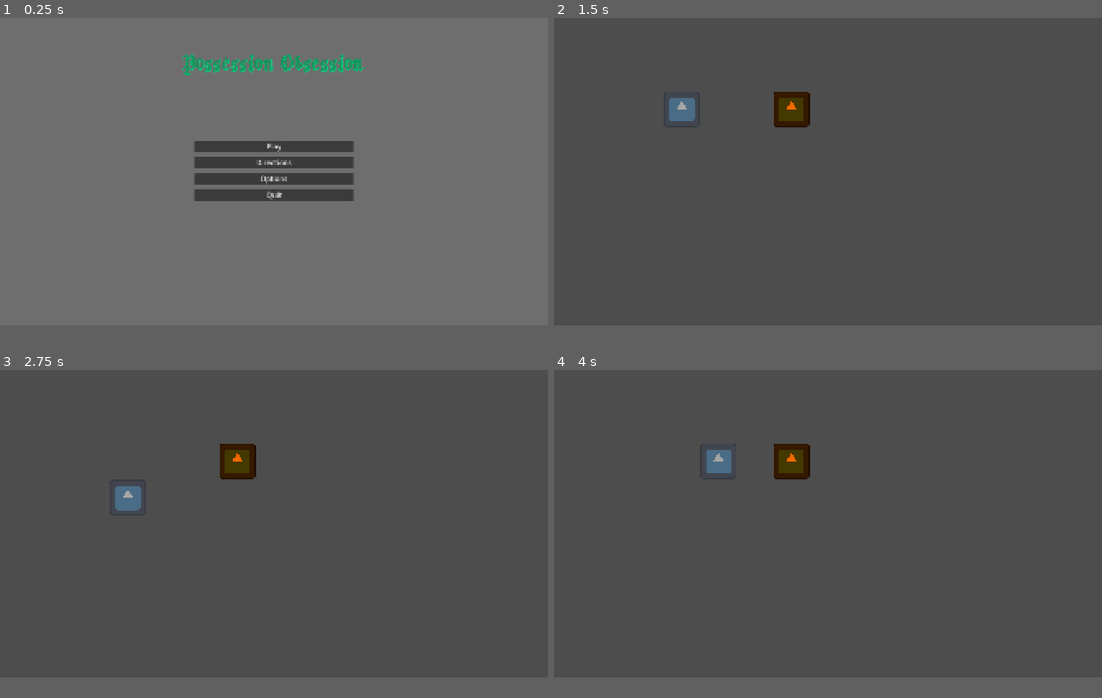
Above: before the commit, frames 1-4 (two rows, left to right).
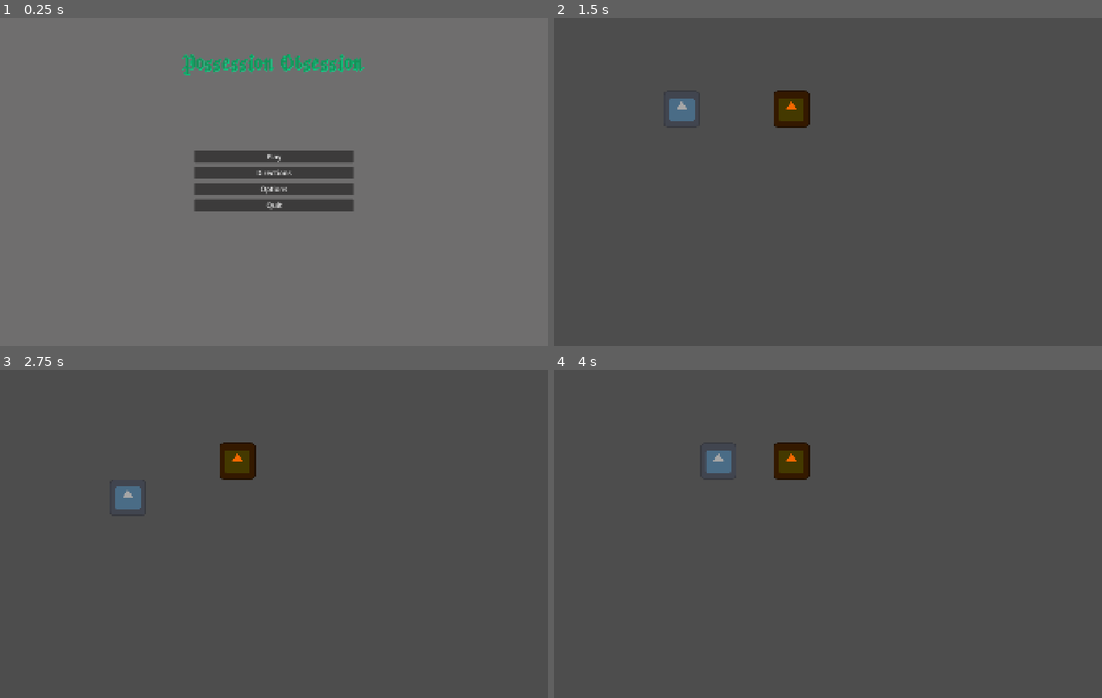
Above: after the commit, the same moments.

Repository: AvatarKeing/GameJam22
Game: Godot game, scene res://Scenes/menu.tscn
Two runs of this game, one before a commit and one after it. Both use one fixed random seed, a clock stepped at 60 frames per second and the inputs below. The engine's default icon, where the game draws it, is replaced by a stand-in: a white triangle on a blue panel in a dark square.
Inputs:
- Up to frame 1 (0.25 s): no input
- Up to frame 2 (1.5 s): click "Play" at 0.5 s; tap Enter at 1.25 s; hold D (right) from 1.28 s (still down); hold Space (interact) from 1.28 s (still down)
- Up to frame 3 (2.75 s): release D (right) at 2.03 s; release Space (interact) at 2.03 s; hold S (down) from 2.03 s (still down); tap Space (interact) at 2.1 s
- Up to frame 4 (4 s): tap Enter at 2.75 s; release S (down) at 2.78 s; hold D (right) 2.78-3.53 s; hold Space (interact) 2.78-3.53 s; hold W (up) from 3.53 s (still down); tap Space (interact) at 3.6 s
In our replay, the window is 800x450 before the commit and 800x480 after it. These sizes can differ from the game's own. Grey fills any space a smaller window leaves; there, only what the larger window draws over its background counts as a difference.

The runs differ from the first frame. In frame 1, 4.4% of the frame differs, in the area x 33-66%, y 11-59%; in frame 2, less than 0.1%; in frame 3, less than 0.1%; in frame 4, less than 0.1%.

Commit message:
WALL COLLISION WITH BODY AND OTHER GROUPS

Diff:
--- a/Scenes/Level1.tscn
+++ b/Scenes/Level1.tscn
@@ -10,12 +10,23 @@
 
 [node name="Ghost" parent="." unique_id=764349992 instance=ExtResource("1_2llne")]
 
+[node name="Body" parent="." unique_id=1216602162 instance=ExtResource("2_q12u6")]
+position = Vector2(832, 320)
+
 [node name="Borders" type="Node" parent="." unique_id=1637913695]
 
 [node name="LeftBorder" type="Area2D" parent="Borders" unique_id=2026346686 groups=["Border"]]
 position = Vector2(53, 130)
 
 [node name="CollisionShape2D" type="CollisionShape2D" parent="Borders/LeftBorder" unique_id=375315322 groups=["Border"]]
+position = Vector2(10, -1)
+rotation = 1.5707964
+shape = SubResource("RectangleShape2D_q12u6")
+
+[node name="LeftBorder" type="Area2D" parent="Borders/LeftBorder" unique_id=358589024 groups=["Wall"]]
+position = Vector2(513, -401)
+
+[node name="CollisionShape2D" type="CollisionShape2D" parent="Borders/LeftBorder/LeftBorder" unique_id=1314229461 groups=["Border"]]
 position = Vector2(10, -1)
 rotation = 1.5707964
 shape = SubResource("RectangleShape2D_q12u6")
@@ -41,6 +52,3 @@
 [node name="CollisionShape2D" type="CollisionShape2D" parent="Borders/BottomBorder" unique_id=1206794276 groups=["Border"]]
 position = Vector2(770, 0)
 shape = SubResource("RectangleShape2D_q12u6")
-
-[node name="Body" parent="." unique_id=1216602162 instance=ExtResource("2_q12u6")]
-position = Vector2(832, 320)
--- a/Scenes/body.tscn
+++ b/Scenes/body.tscn
@@ -6,7 +6,8 @@
 [sub_resource type="RectangleShape2D" id="RectangleShape2D_q0t65"]
 size = Vector2(128, 128)
 
-[node name="Body" type="Area2D" unique_id=1216602162 groups=["Possessables"]]
+[node name="Body" type="Area2D" unique_id=1216602162]
+z_index = 1
 script = ExtResource("1_7h43o")
 
 [node name="CollisionShape2D" type="CollisionShape2D" parent="." unique_id=975470393]
@@ -40,6 +41,11 @@
 [node name="CollisionShape2D" type="CollisionShape2D" parent="RightCollider" unique_id=787700590]
 shape = SubResource("RectangleShape2D_q0t65")
 
+[node name="BodyBase" type="Area2D" parent="." unique_id=703859446 groups=["Possessables"]]
+
+[node name="CollisionShape2D" type="CollisionShape2D" parent="BodyBase" unique_id=1913353133]
+shape = SubResource("RectangleShape2D_q0t65")
+
 [connection signal="area_entered" from="TopCollider" to="." method="_on_top_collider_area_entered"]
 [connection signal="area_exited" from="TopCollider" to="." method="_on_top_collider_area_exited"]
 [connection signal="area_entered" from="BottomCollider" to="." method="_on_bottom_collider_area_entered"]
--- a/Scenes/ghost.tscn
+++ b/Scenes/ghost.tscn
@@ -44,8 +44,12 @@
 [node name="CollisionShape2D" type="CollisionShape2D" parent="RightCollider" unique_id=198420370]
 shape = SubResource("RectangleShape2D_g4v7s")
 
-[connection signal="area_entered" from="." to="." method="_on_ghost_enter"]
-[connection signal="area_exited" from="." to="." method="_on_ghost_exit"]
+[node name="GhostBase" type="Area2D" parent="." unique_id=997395490]
+z_index = 2
+
+[node name="CollisionShape2D" type="CollisionShape2D" parent="GhostBase" unique_id=873016026]
+shape = SubResource("RectangleShape2D_vpdtx")
+
 [connection signal="area_entered" from="LeftCollider" to="." method="_on_left_collider_area_entered"]
 [connection signal="area_exited" from="LeftCollider" to="." method="_on_left_collider_area_exited"]
 [connection signal="area_entered" from="TopCollider" to="." method="_on_top_collider_area_entered"]
@@ -54,3 +58,5 @@
 [connection signal="area_exited" from="BottomCollider" to="." method="_on_bottom_collider_area_exited"]
 [connection signal="area_entered" from="RightCollider" to="." method="_on_right_collider_area_entered"]
 [connection signal="area_exited" from="RightCollider" to="." method="_on_right_collider_area_exited"]
+[connection signal="area_entered" from="GhostBase" to="." method="_on_ghost_base_area_entered"]
+[connection signal="area_exited" from="GhostBase" to="." method="_on_ghost_base_area_exited"]
--- a/Scripts/body.gd
+++ b/Scripts/body.gd
@@ -54,33 +54,33 @@
 	return Vector2(offset * x, offset * y)
 
 func _on_left_collider_area_entered(area: Area2D) -> void:
-	if area.is_in_group("Border"):
+	if area.is_in_group("Border") || area.is_in_group("Wall"):
 		can_move_left = false
 
 func _on_left_collider_area_exited(area: Area2D) -> void:
-	if area.is_in_group("Border"):
+	if area.is_in_group("Border") || area.is_in_group("Wall"):
 		can_move_left = true
 
 func _on_top_collider_area_entered(area: Area2D) -> void:
-	if area.is_in_group("Border"):
+	if area.is_in_group("Border") || area.is_in_group("Wall"):
 		can_move_top = false
 
 func _on_top_collider_area_exited(area: Area2D) -> void:
-	if area.is_in_group("Border"):
+	if area.is_in_group("Border") || area.is_in_group("Wall"):
 		can_move_top = true
 
 func _on_bottom_collider_area_entered(area: Area2D) -> void:
-	if area.is_in_group("Border"):
+	if area.is_in_group("Border") || area.is_in_group("Wall"):
 		can_move_bottom = false
 
 func _on_bottom_collider_area_exited(area: Area2D) -> void:
-	if area.is_in_group("Border"):
+	if area.is_in_group("Border") || area.is_in_group("Wall"):
 		can_move_bottom = true
 
 func _on_right_collider_area_entered(area: Area2D) -> void:
-	if area.is_in_group("Border"):
+	if area.is_in_group("Border") || area.is_in_group("Wall"):
 		can_move_right = false
 
 func _on_right_collider_area_exited(area: Area2D) -> void:
-	if area.is_in_group("Border"):
+	if area.is_in_group("Border") || area.is_in_group("Wall"):
 		can_move_right = true
--- a/Scripts/ghost.gd
+++ b/Scripts/ghost.gd
@@ -83,12 +83,12 @@
 	if area.is_in_group("Border"):
 		can_move_right = true
 
-func _on_ghost_enter(area: Area2D) -> void:
+func _on_ghost_base_area_entered(area: Area2D) -> void:
 	if area.is_in_group("Possessables"):
 		can_possess = true
-		object_to_possess = area
+		object_to_possess = area.get_parent()
 
-func _on_ghost_exit(area: Area2D) -> void:
+func _on_ghost_base_area_exited(area: Area2D) -> void:
 	if area.is_in_group("Possessables"):
 		can_possess = false
 		object_to_possess = null
--- a/project.godot
+++ b/project.godot
@@ -22,14 +22,18 @@
 [display]
 
 window/size/viewport_width=1920
-window/size/viewport_height=1080
+window/size/viewport_height=1152
+window/size/window_width_override=960
+window/size/window_height_override=576
 window/stretch/mode="canvas_items"
-window/stretch/aspect="expand"
 
 [global_group]
 
 Border=""
 Possessables=""
+Pushables=""
+Wall=""
+Door=""
 
 [input]
 
